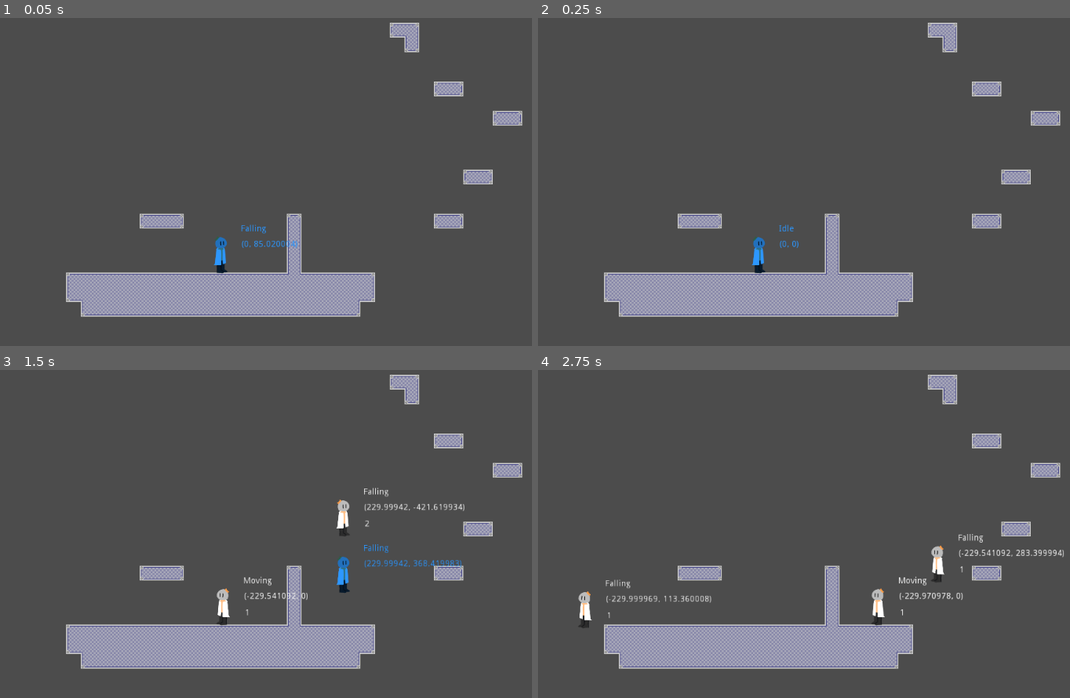
Above: before the commit, frames 1-4 (two rows, left to right).
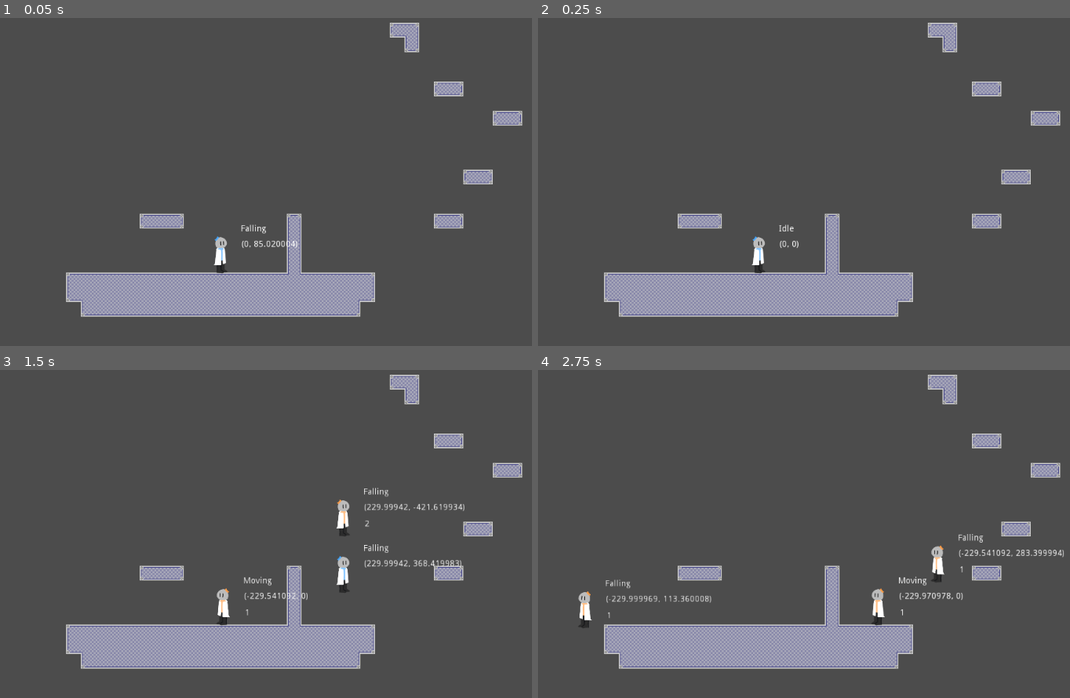
Above: after the commit, the same moments.

Repository: Airtoum/Twin-Manifold
Game: Godot game, scene res://Levels/Level A.tscn
Two runs of this game, one before a commit and one after it. Both use one fixed random seed, a clock stepped at 60 frames per second and the inputs below.
Inputs:
- Up to frame 1 (0.05 s): no input
- Up to frame 2 (0.25 s): no input
- Up to frame 3 (1.5 s): tap Enter at 0.5 s; hold D (Right) from 0.53 s (still down); tap Shift (Clone) at 0.6, 1.35 s; tap W (Up) at 0.77 s
- Up to frame 4 (2.75 s): tap W (Up) at 1.52 s; release D (Right) at 2.03 s; hold A (Left) from 2.03 s (still down); tap Shift (Clone) at 2.1 s

The runs differ from the first frame. In frame 1, 0.4% of the frame differs, in the area x 40-56%, y 62-78%; in frame 2, 0.3%; in frame 3, 0.5%, in the area x 63-87%, y 53-68%; in frame 4, nothing differs.

Commit message:
Scientist Animation

Diff:
--- /dev/null
+++ b/Twin Manifold/Assets/ScientistBlue.tres
@@ -0,0 +1,26 @@
+[gd_resource type="SpriteFrames" load_steps=7 format=2]
+
+[ext_resource path="res://Assets/ScientistBlue/ScientistBlue0008.png" type="Texture" id=1]
+[ext_resource path="res://Assets/ScientistBlue/ScientistBlue0010.png" type="Texture" id=2]
+[ext_resource path="res://Assets/ScientistBlue/ScientistBlue0000.png" type="Texture" id=3]
+[ext_resource path="res://Assets/ScientistBlue/ScientistBlue0002.png" type="Texture" id=4]
+[ext_resource path="res://Assets/ScientistBlue/ScientistBlue0004.png" type="Texture" id=5]
+[ext_resource path="res://Assets/ScientistBlue/ScientistBlue0006.png" type="Texture" id=6]
+
+[resource]
+animations = [ {
+"frames": [ ExtResource( 3 ) ],
+"loop": true,
+"name": "Idle",
+"speed": 5.0
+}, {
+"frames": [ ExtResource( 4 ) ],
+"loop": true,
+"name": "Duck",
+"speed": 5.0
+}, {
+"frames": [ ExtResource( 6 ), ExtResource( 1 ), ExtResource( 2 ), ExtResource( 5 ) ],
+"loop": true,
+"name": "Run",
+"speed": 10.0
+} ]
--- /dev/null
+++ b/Twin Manifold/Assets/ScientistOrange.tres
@@ -0,0 +1,26 @@
+[gd_resource type="SpriteFrames" load_steps=7 format=2]
+
+[ext_resource path="res://Assets/ScientistOrange/ScientistOrange0002.png" type="Texture" id=1]
+[ext_resource path="res://Assets/ScientistOrange/ScientistOrange0000.png" type="Texture" id=2]
+[ext_resource path="res://Assets/ScientistOrange/ScientistOrange0006.png" type="Texture" id=3]
+[ext_resource path="res://Assets/ScientistOrange/ScientistOrange0010.png" type="Texture" id=4]
+[ext_resource path="res://Assets/ScientistOrange/ScientistOrange0008.png" type="Texture" id=5]
+[ext_resource path="res://Assets/ScientistOrange/ScientistOrange0004.png" type="Texture" id=6]
+
+[resource]
+animations = [ {
+"frames": [ ExtResource( 2 ) ],
+"loop": true,
+"name": "Idle",
+"speed": 5.0
+}, {
+"frames": [ ExtResource( 1 ) ],
+"loop": true,
+"name": "Duck",
+"speed": 5.0
+}, {
+"frames": [ ExtResource( 3 ), ExtResource( 5 ), ExtResource( 4 ), ExtResource( 6 ) ],
+"loop": true,
+"name": "Run",
+"speed": 10.0
+} ]
--- a/Twin Manifold/Entities/Scientist/Scientist.gd
+++ b/Twin Manifold/Entities/Scientist/Scientist.gd
@@ -23,7 +23,7 @@
 var the_clone_i_just_made = null
 
 export(PackedScene) onready var Clone
-export(NodePath) onready var graphic = get_node(graphic) as Sprite
+export(NodePath) onready var graphic = get_node(graphic) # Sprite or AnimatedSprite
 
 const INPUT_LEFT = 1
 const INPUT_RIGHT = 2
--- a/Twin Manifold/Entities/Scientist/ScientistBlue/ScientistBlue.tscn
+++ b/Twin Manifold/Entities/Scientist/ScientistBlue/ScientistBlue.tscn
@@ -5,14 +5,13 @@
 [ext_resource path="res://Entities/Scientist/ScientistOrange/ScientistOrange.tscn" type="PackedScene" id=3]
 [ext_resource path="res://Entities/Scientist/ScientistBlue/ScientistBlue.gd" type="Script" id=4]
 [ext_resource path="res://MiscThings/CopyCollider.gd" type="Script" id=5]
+[ext_resource path="res://Assets/ScientistBlue.tres" type="SpriteFrames" id=6]
 [ext_resource path="res://DebugText.gd" type="Script" id=9]
-[ext_resource path="res://Assets/Scientist.png" type="Texture" id=10]
 
 [sub_resource type="RectangleShape2D" id=1]
 extents = Vector2( 15, 30 )
 
 [node name="ScientistBlue" type="KinematicBody2D"]
-modulate = Color( 0.180392, 0.596078, 1, 1 )
 collision_layer = 2
 script = ExtResource( 4 )
 state_machine = NodePath("ScientistStateMachine")
@@ -25,9 +24,10 @@
 scale = Vector2( 3, 3 )
 texture = ExtResource( 1 )
 
-[node name="Scientist" type="Sprite" parent="."]
+[node name="Scientist" type="AnimatedSprite" parent="."]
 scale = Vector2( 0.5, 0.5 )
-texture = ExtResource( 10 )
+frames = ExtResource( 6 )
+animation = "Idle"
 flip_h = true
 
 [node name="Collision" type="CollisionShape2D" parent="."]
--- a/Twin Manifold/Entities/Scientist/ScientistOrange/ScientistOrange.tscn
+++ b/Twin Manifold/Entities/Scientist/ScientistOrange/ScientistOrange.tscn
@@ -4,8 +4,8 @@
 [ext_resource path="res://Entities/Scientist/ScientistStateMachine.tscn" type="PackedScene" id=2]
 [ext_resource path="res://Entities/Scientist/ScientistOrange/ScientistOrange.gd" type="Script" id=3]
 [ext_resource path="res://MiscThings/CopyCollider.gd" type="Script" id=4]
+[ext_resource path="res://Assets/ScientistOrange.tres" type="SpriteFrames" id=5]
 [ext_resource path="res://DebugText.gd" type="Script" id=9]
-[ext_resource path="res://Assets/Scientist.png" type="Texture" id=10]
 
 [sub_resource type="RectangleShape2D" id=1]
 extents = Vector2( 15, 30 )
@@ -22,9 +22,10 @@
 scale = Vector2( 3, 3 )
 texture = ExtResource( 1 )
 
-[node name="Scientist" type="Sprite" parent="."]
+[node name="Scientist" type="AnimatedSprite" parent="."]
 scale = Vector2( 0.5, 0.5 )
-texture = ExtResource( 10 )
+frames = ExtResource( 5 )
+animation = "Idle"
 flip_h = true
 
 [node name="Collision" type="CollisionShape2D" parent="."]
Binary file added: Twin Manifold/Assets/ScientistBlue/ScientistBlue0000.png
Not shown, added: Twin Manifold/Assets/ScientistBlue/ScientistBlue0000.png.import
Binary file added: Twin Manifold/Assets/ScientistBlue/ScientistBlue0002.png
Not shown, added: Twin Manifold/Assets/ScientistBlue/ScientistBlue0002.png.import
Binary file added: Twin Manifold/Assets/ScientistBlue/ScientistBlue0004.png
Not shown, added: Twin Manifold/Assets/ScientistBlue/ScientistBlue0004.png.import
Binary file added: Twin Manifold/Assets/ScientistBlue/ScientistBlue0006.png
Not shown, added: Twin Manifold/Assets/ScientistBlue/ScientistBlue0006.png.import
Binary file added: Twin Manifold/Assets/ScientistBlue/ScientistBlue0008.png
Not shown, added: Twin Manifold/Assets/ScientistBlue/ScientistBlue0008.png.import
Binary file added: Twin Manifold/Assets/ScientistBlue/ScientistBlue0010.png
Not shown, added: Twin Manifold/Assets/ScientistBlue/ScientistBlue0010.png.import
(and 14 more such lines)
